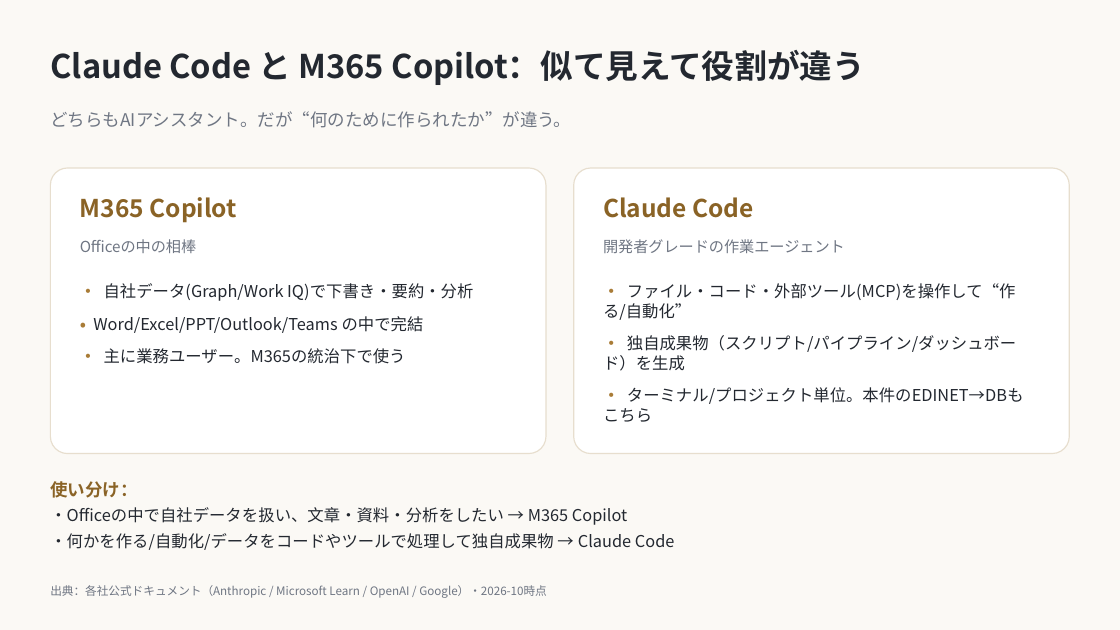
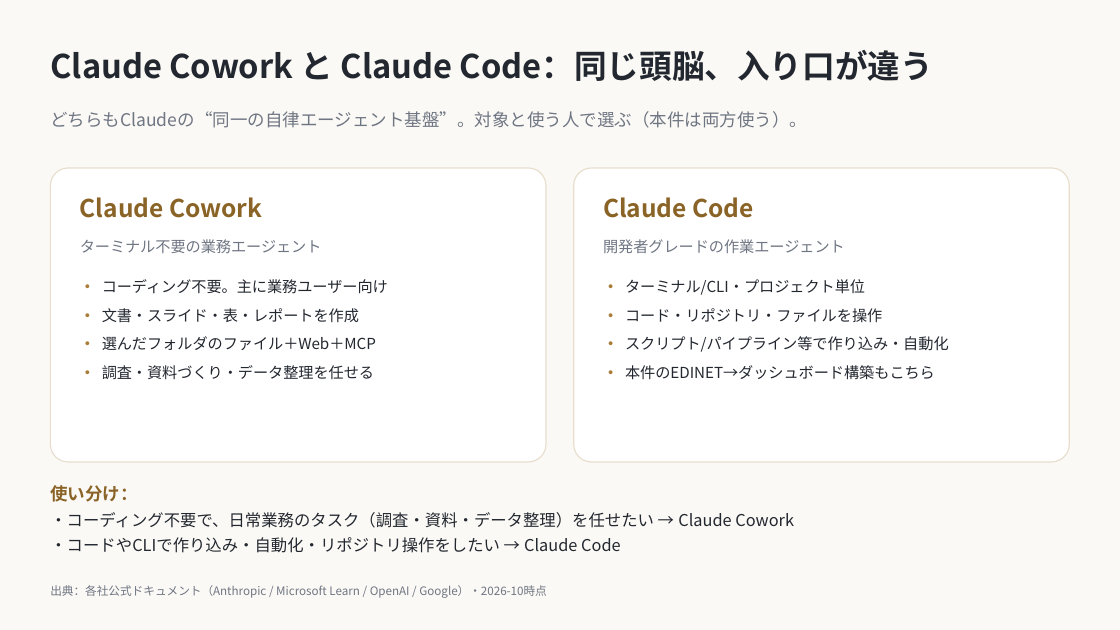
Before and after one commit to ctc-itkr/claude-hands-on, a slide deck: slide 5 of docs/03_参考資料/Copilot_Cowork_競合比較.pptx. Drawn at 1120x630 pixels with LibreOffice and Linux fonts; fonts in the diff are those of the drawing. Boxes give left, top, right and bottom in pixels: in the first picture for what was removed or moved away, otherwise in the second. Text is boxed around its words. In the diff, an @@ line names an element or a change of style, - is before the commit and + after.

```diff
--- a/docs/03_参考資料/Copilot_Cowork_競合比較.pptx
+++ b/docs/03_参考資料/Copilot_Cowork_競合比較.pptx
@@ text at (50, 50, 933, 81): text changed @@
-Claude Code と M365 Copilot：似て見えて役割が違う
+Claude Cowork と Claude Code：同じ頭脳、入り口が違う
@@ text at (50, 111, 807, 128): text changed @@
-どちらもAIアシスタント。だが“何のために作られたか”が違う。
+どちらもClaudeの“同一の自律エージェント基盤”。対象と使う人で選ぶ（本件は両方使う）。
@@ rounded rectangle: place and size @@
-rounded rectangle at (50, 168, 546, 454)
+rounded rectangle at (50, 168, 546, 462)
@@ rounded rectangle: place and size @@
-rounded rectangle at (574, 168, 1070, 454)
+rounded rectangle at (574, 168, 1070, 462)
@@ text at (80, 197, 262, 218): text changed @@
-M365 Copilot
+Claude Cowork
@@ text at (80, 239, 322, 253): text changed @@
-Officeの中の相棒
+ターミナル不要の業務エージェント
@@ text at (102, 279, 388, 379): text changed; size 14 to 13 pt @@
-• 自社データ(Graph/Work IQ)で下書き・要約・分析
-• Word/Excel/PPT/Outlook/Teams の中で完結
-• 主に業務ユーザー。M365の統治下で使う
+• コーディング不要。主に業務ユーザー向け
+• 文書・スライド・表・レポートを作成
+• 選んだフォルダのファイル＋Web＋MCP
+• 調査・資料づくり・データ整理を任せる
@@ text at (625, 279, 949, 380): text changed; size 14 to 13 pt @@
-• ファイル・コード・外部ツール(MCP)を操作して“作る/自動化”
-• 独自成果物（スクリプト/パイプライン/ダッシュボード）を生成
-• ターミナル/プロジェクト単位。本件のEDINET→DBもこちら
+• ターミナル/CLI・プロジェクト単位
+• コード・リポジトリ・ファイルを操作
+• スクリプト/パイプライン等で作り込み・自動化
+• 本件のEDINET→ダッシュボード構築もこちら
@@ text at (50, 512, 794, 553): text changed @@
-・Officeの中で自社データを扱い、文章・資料・分析をしたい → M365 Copilot
-・何かを作る/自動化/データをコードやツールで処理して独自成果物 → Claude Code
+・コーディング不要で、日常業務のタスク（調査・資料・データ整理）を任せたい → Claude Cowork
+・コードやCLIで作り込み・自動化・リポジトリ操作をしたい → Claude Code
```
